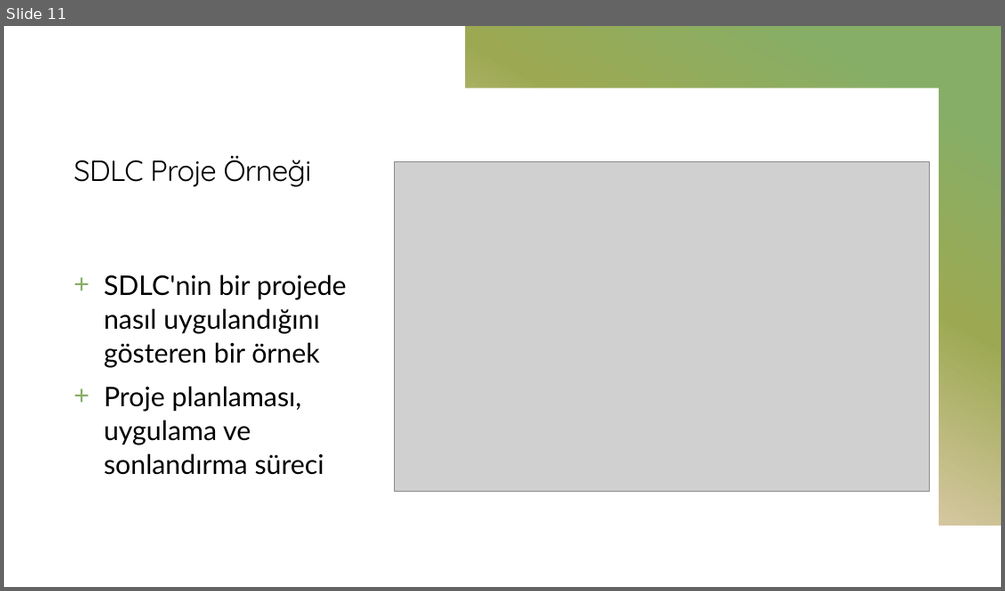
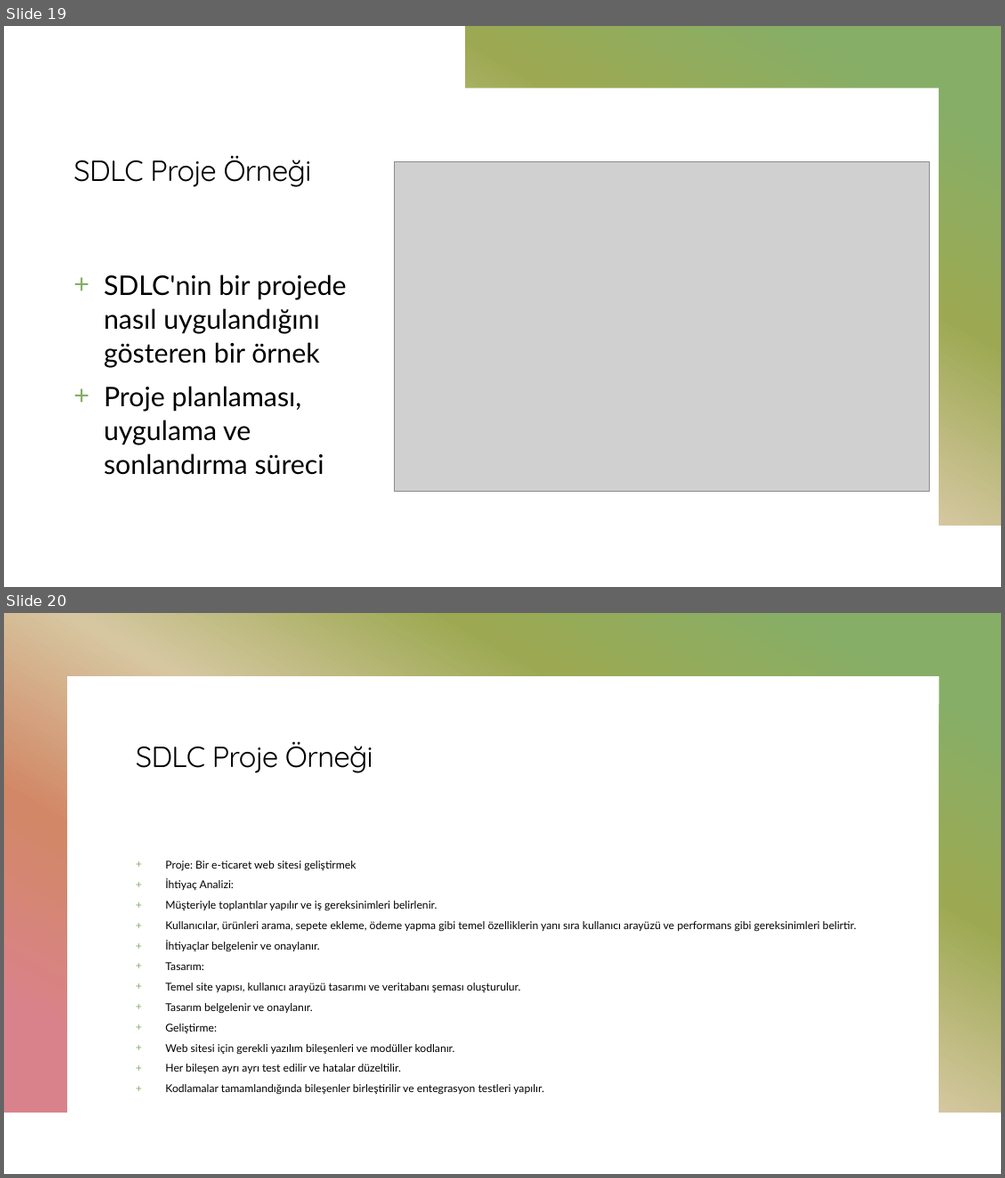
Before and after one commit to mehmetsungur/SDLC, a slide deck: SDLC.pptx. Shown one above the other, each under a label of ours: slide 11 before the commit, slides 19 and 20 after it. The pictures are 1005x591 and 1005x1178 pixels, drawn with LibreOffice and Linux fonts; fonts in the diff are those of the drawing; grey boxes stand for pictures. Boxes give left, top, right and bottom in pixels: in the first picture for what was removed or moved away, otherwise in the second. Text is boxed around its words. In the diff, an @@ line names an element or a change of style, - is before the commit and + after.

```diff
--- a/SDLC.pptx
+++ b/SDLC.pptx
@@ slide 20 added at <box>4,613,1001,1174</box>, background #FFFFFF; not listed: 1 template element that a slide beside it also shows @@
@@ title added at <box>136,741,373,773</box>, 28 pt, text #000000 @@
+SDLC Proje Örneği
@@ text added at <box>165,860,857,1094</box>, 10.4 pt, text #000000 @@
++ Proje: Bir e-ticaret web sitesi geliştirmek
++ İhtiyaç Analizi:
++ Müşteriyle toplantılar yapılır ve iş gereksinimleri belirlenir.
++ Kullanıcılar, ürünleri arama, sepete ekleme, ödeme yapma gibi temel özelliklerin yanı sıra kullanıcı arayüzü ve performans gibi gereksinimleri belirtir.
++ İhtiyaçlar belgelenir ve onaylanır.
++ Tasarım:
++ Temel site yapısı, kullanıcı arayüzü tasarımı ve veritabanı şeması oluşturulur.
++ Tasarım belgelenir ve onaylanır.
++ Geliştirme:
++ Web sitesi için gerekli yazılım bileşenleri ve modüller kodlanır.
++ Her bileşen ayrı ayrı test edilir ve hatalar düzeltilir.
++ Kodlamalar tamamlandığında bileşenler birleştirilir ve entegrasyon testleri yapılır.
@@ what was slide 11 is now slide 19 @@
```
Also in this commit, not shown: 3 slides changed, 11 other slides added.
